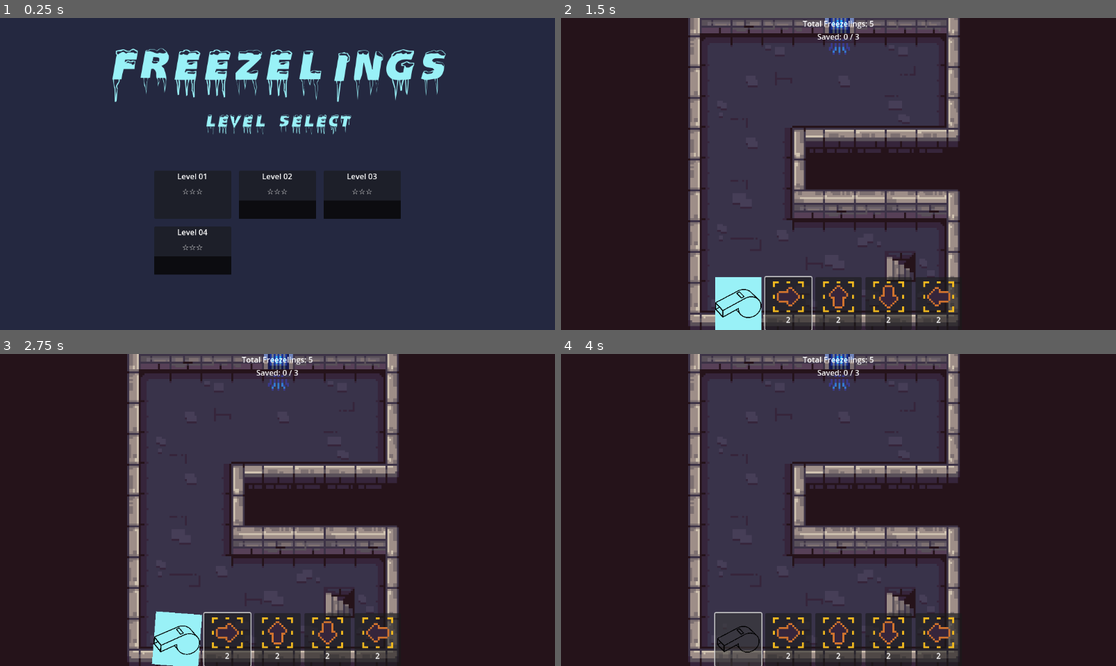
Above: before the commit, frames 1-4 (two rows, left to right).
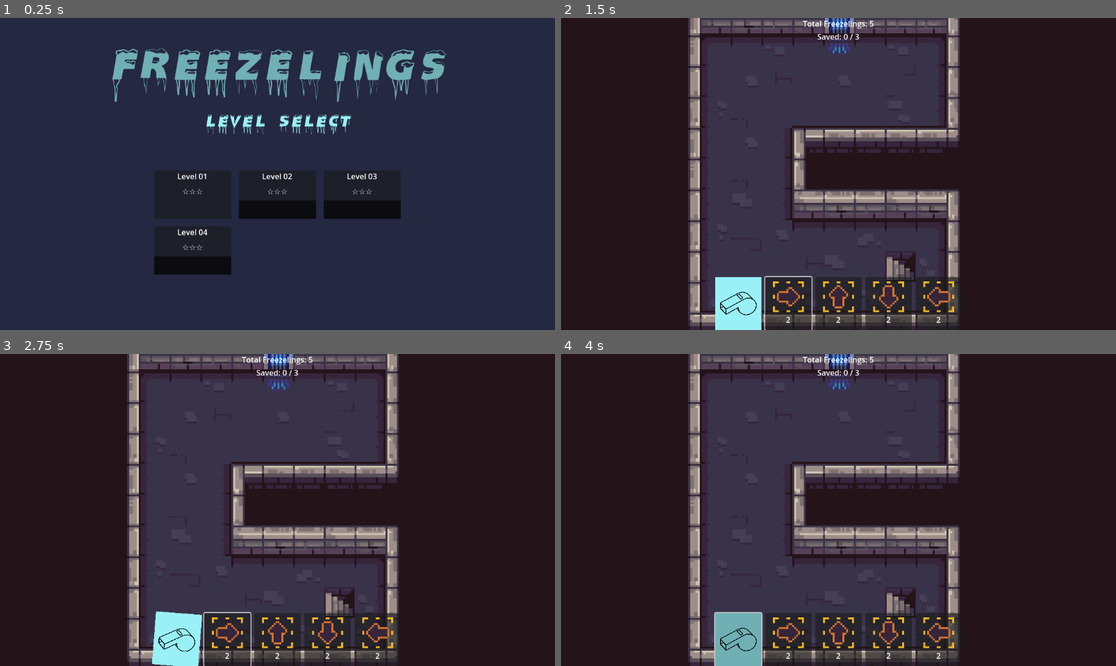
Above: after the commit, the same moments.

Repository: nico-hahn/freezelings
Game: Godot game, scene res://scenes/ui/level_select.tscn
Two runs of this game, one before a commit and one after it. Both use one fixed random seed, a clock stepped at 60 frames per second and the inputs below.
Inputs (mouse positions are in pixels of both pictures, inside the frame that each line leads up to):
- Up to frame 1 (0.25 s): no input
- Up to frame 2 (1.5 s): tap Enter at 0.5 s; drag from (755, 195) to (894, 105) at 0.52 s; click (788, 305) at 1.27 s
- Up to frame 3 (2.75 s): click (227, 641) at 2.02 s
- Up to frame 4 (4 s): click (788, 641) at 2.77 s; click (738, 641) at 3.5 s

The runs differ from the first frame. In frame 1, 3.3% of the frame differs, in the area x 20-81%, y 9-27%; in frame 2, 0.2%; in frame 3, 0.2%; in frame 4, 1.4%.

Commit message:
change whiste padding and hover color

Diff:
--- a/resources/level_definitions/level_01.tres
+++ b/resources/level_definitions/level_01.tres
@@ -6,4 +6,3 @@
 script = ExtResource("1_ld")
 level_name = "Level 01"
 scene_path = "res://scenes/levels/level_01.tscn"
-level_index = 0
--- a/scenes/ui/hud.tscn
+++ b/scenes/ui/hud.tscn
@@ -6,6 +6,17 @@
 
 [sub_resource type="StyleBoxFlat" id="StyleBoxFlat_pause"]
 bg_color = Color(0.600, 0.945, 0.969, 1.0)
+content_margin_left = 10.0
+content_margin_right = 10.0
+content_margin_top = 10.0
+content_margin_bottom = 10.0
+
+[sub_resource type="StyleBoxFlat" id="StyleBoxFlat_pause_hover"]
+bg_color = Color(0.439, 0.690, 0.710, 1.0)
+content_margin_left = 10.0
+content_margin_right = 10.0
+content_margin_top = 10.0
+content_margin_bottom = 10.0
 
 [node name="HUD" type="CanvasLayer"]
 script = ExtResource("1_hud")
@@ -51,6 +62,7 @@
 icon = ExtResource("3_whistle")
 expand_icon = true
 theme_override_styles/normal = SubResource("StyleBoxFlat_pause")
+theme_override_styles/hover = SubResource("StyleBoxFlat_pause_hover")
 
 [node name="InventoryPanel" type="HBoxContainer" parent="BottomBar"]
 layout_mode = 2
--- a/scenes/ui/level_select.tscn
+++ b/scenes/ui/level_select.tscn
@@ -7,7 +7,7 @@
 [sub_resource type="LabelSettings" id="LabelSettings_ccmqc"]
 font = ExtResource("3_7l8mc")
 font_size = 120
-font_color = Color(0.6, 0.94509804, 0.96862745, 1)
+font_color = Color(0.4402, 0.69201326, 0.71, 1)
 
 [sub_resource type="LabelSettings" id="LabelSettings_7l8mc"]
 font = ExtResource("3_7l8mc")
